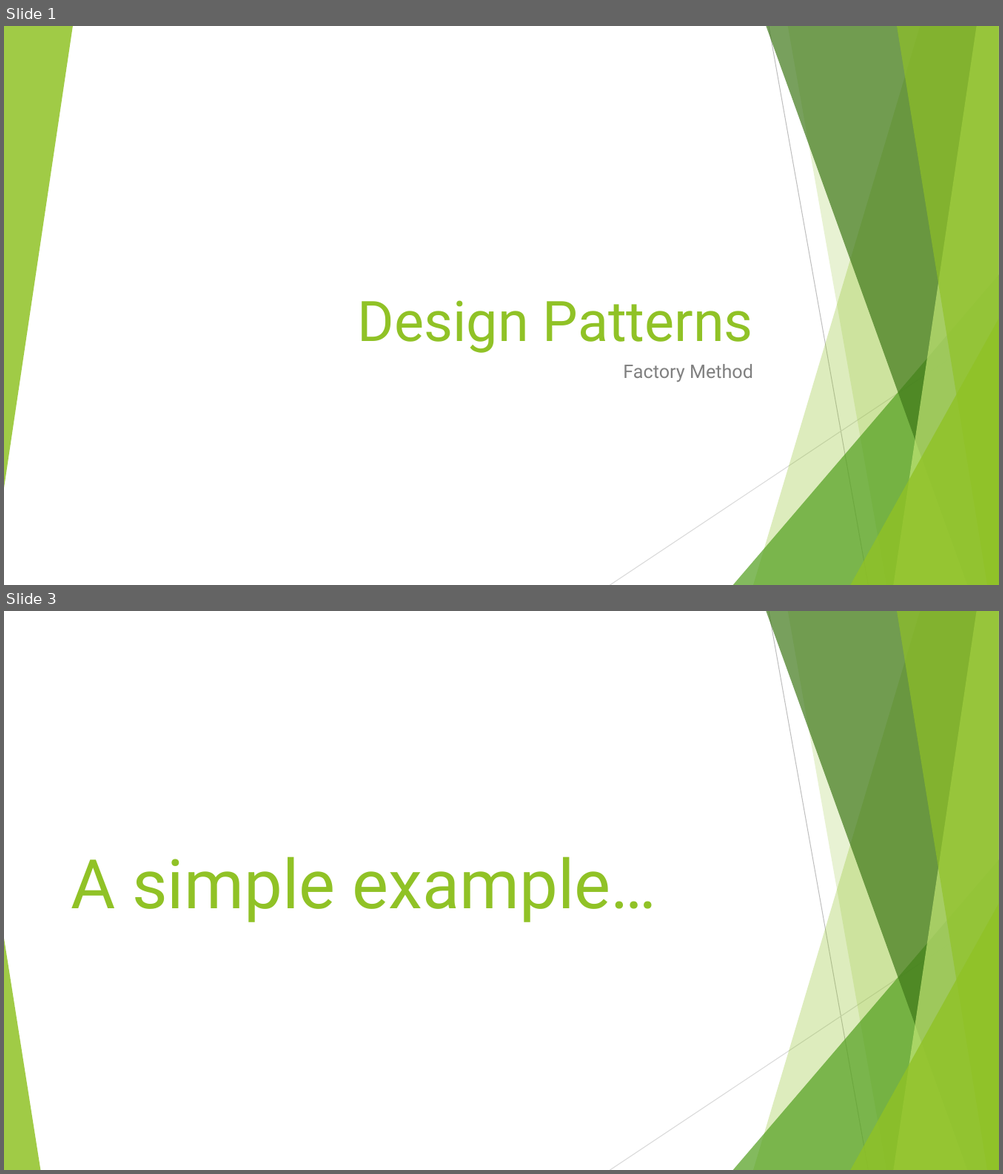
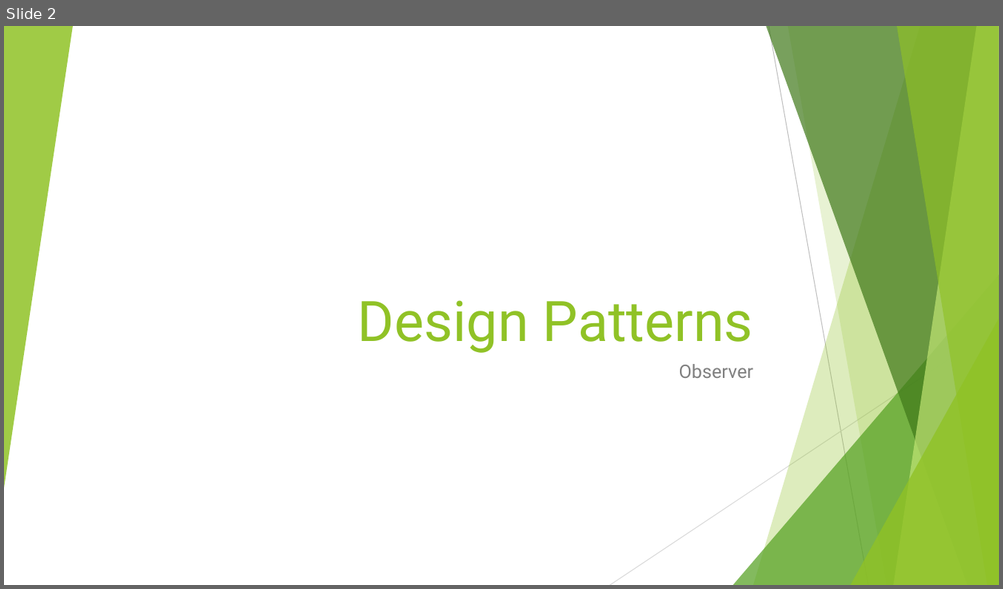
Before and after one commit to cmelende/Design-Patterns, a slide deck: Notes/Powerpoints/Observer.pptx. Shown one above the other, each under a label of ours: slides 1 and 3 before the commit, slide 2 after it; the slides between them are not shown. The pictures are 1003x1174 and 1003x589 pixels, drawn with LibreOffice and Linux fonts; fonts in the diff are those of the drawing. Boxes give left, top, right and bottom in pixels: in the first picture for what was removed or moved away, otherwise in the second. Text is boxed around its words. In the diff, an @@ line names an element or a change of style, - is before the commit and + after.

```diff
--- a/Notes/Powerpoints/Observer.pptx
+++ b/Notes/Powerpoints/Observer.pptx
@@ slide 3 removed at bbox=[4, 611, 999, 1170], background #FFFFFF; not listed: 9 template elements that a slide beside it also shows @@
@@ title removed at bbox=[71, 857, 656, 923] @@
-A simple example…
@@ triangle removed at bbox=[4, 939, 40, 1170] @@
@@ what was slide 1 is now slide 2 @@
@@ slide 2 changed as well @@
@@ subtitle at bbox=[679, 364, 753, 378]: text changed @@
-Factory Method
+Observer
```
Also in this commit, not shown: 2 other slides changed, 2 slides added, 3 other slides removed.
